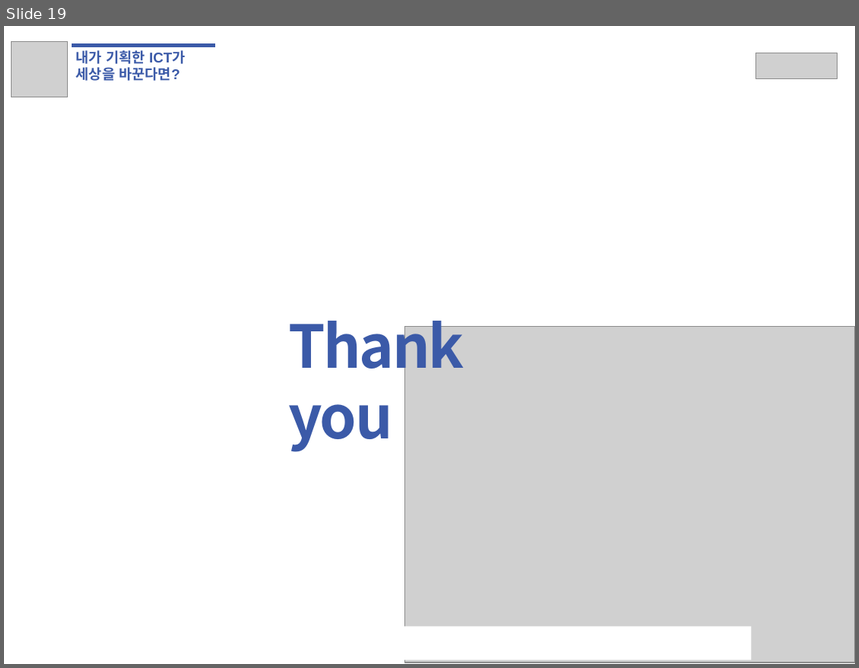
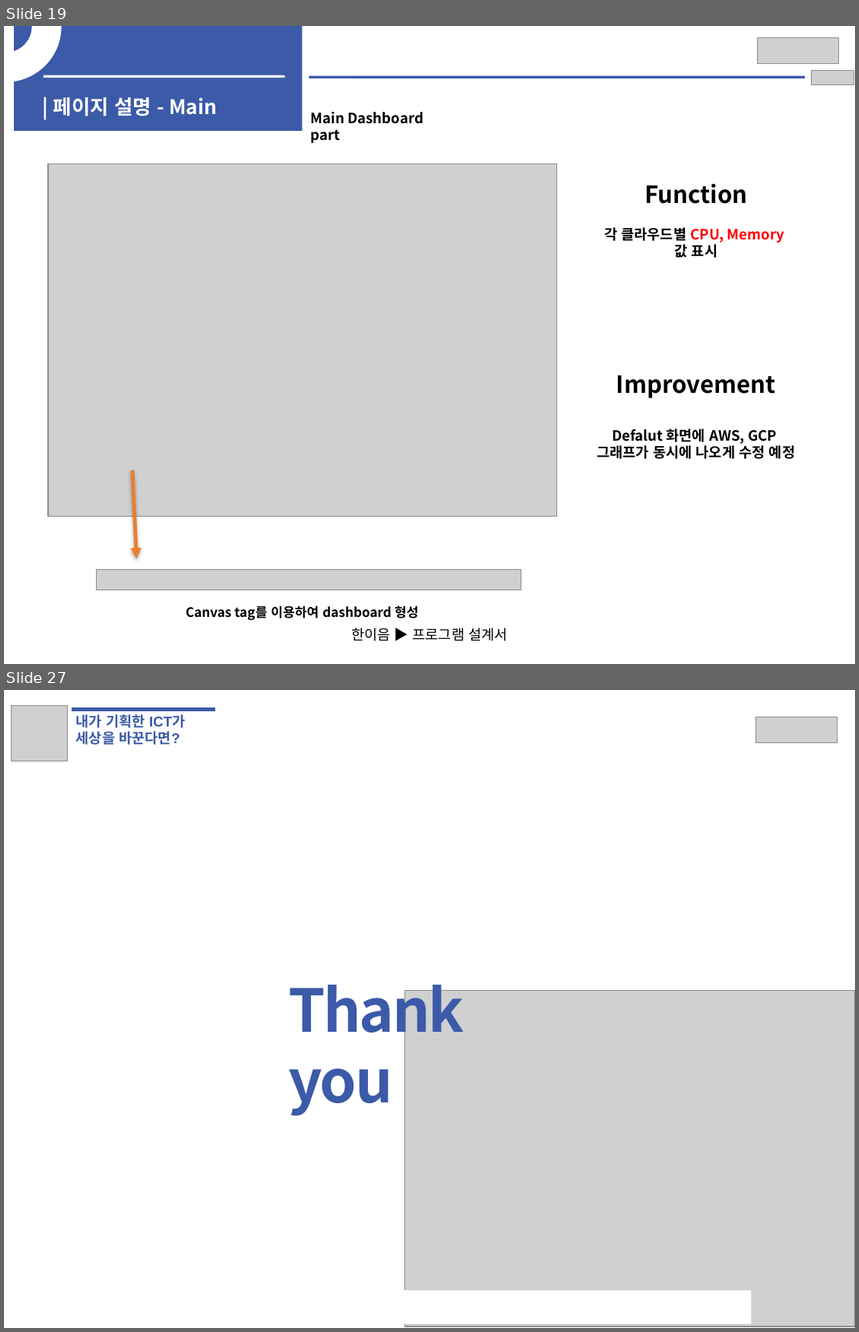
Before and after one commit to EOTAEGYU/Hanium_hy-cloud, a slide deck: 공모전 보고서/SW개발_HW제작설계서_응용소프트웨어(Hy-cloud).pptx. Shown one above the other, each under a label of ours: slide 19 before the commit, slides 19 and 27 after it; the slides between them are not shown. The pictures are 859x668 and 859x1332 pixels, drawn with LibreOffice and Linux fonts; fonts in the diff are those of the drawing; grey boxes stand for pictures. Boxes give left, top, right and bottom in pixels: in the first picture for what was removed or moved away, otherwise in the second. Text is boxed around its words. In the diff, an @@ line names an element or a change of style, - is before the commit and + after.

```diff
--- a/공모전 보고서/SW개발_HW제작설계서_응용소프트웨어(Hy-cloud).pptx
+++ b/공모전 보고서/SW개발_HW제작설계서_응용소프트웨어(Hy-cloud).pptx
@@ slide 19 added at (4,26,855,664), background #FFFFFF @@
@@ arch (boxed as its full ring) added at (4,26,60,81), fill #FFFFFF, outline #FFFFFF 2 pt @@
@@ rectangle added at (14,26,303,131), fill #3B5AA8 @@
@@ picture added at (757,38,838,64) @@
@@ picture added at (812,70,854,85) @@
@@ line added from (44, 76) to (285, 76), #F2F2F2 2.25 pt @@
@@ line added from (309, 77) to (805, 77), #3B5AA8 2.25 pt @@
@@ text added at (53,97,217,116), 17 pt, text #FFFFFF, bold @@
+| 페이지 설명 - Main
@@ text added at (311,112,424,143), 12 pt, text #000000, bold @@
+Main Dashboard part
@@ picture added at (48,164,557,516) @@
@@ text added at (604,183,785,258), 12 pt, text #000000, bold @@
+Function
+각 클라우드별 CPU, Memory
+값 표시
@@ text added at (597,376,795,459), 12 pt, text #000000, bold @@
+Improvement
+Defalut 화면에 AWS, GCP
+그래프가 동시에 나오게 수정 예정
@@ arrow added from (132, 471) to (137, 559), #ED7D31 3 pt dashed @@
@@ picture added at (97,570,522,591) @@
@@ text added at (186,606,419,620), 11 pt, text #000000, bold @@
+Canvas tag를 이용하여 dashboard 형성
@@ text added at (351,628,507,642), 12 pt, text #000000 @@
+한이음 ▶ 프로그램 설계서
@@ what was slide 19 is now slide 27 @@
```
Also in this commit, not shown: 7 other slides added.
